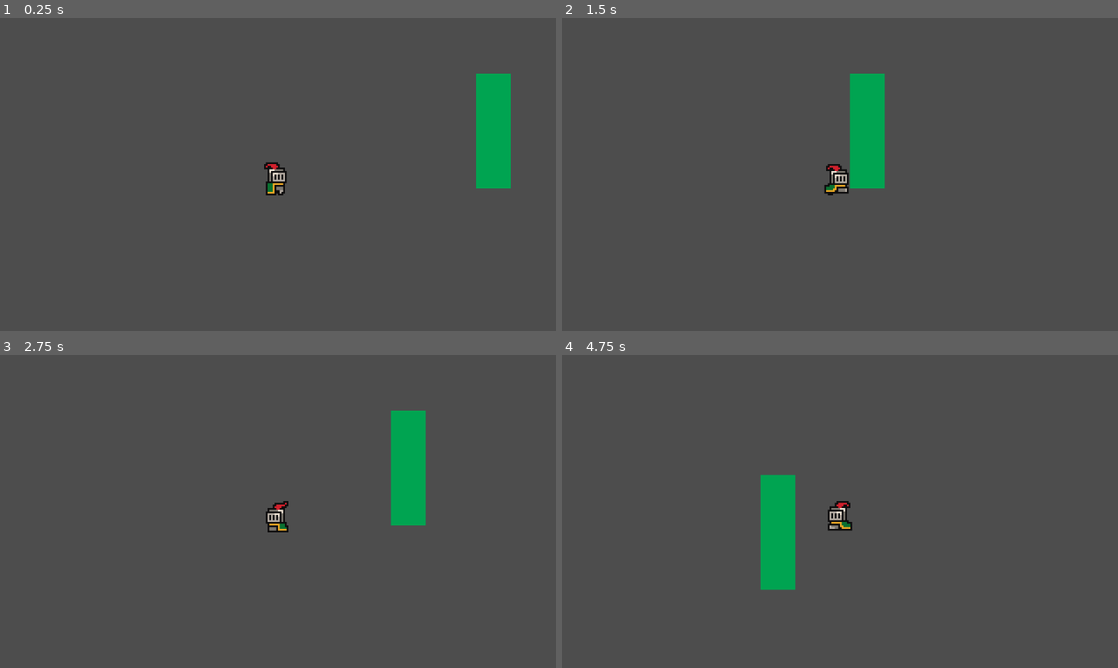
Above: before the commit, frames 1-4 (two rows, left to right).
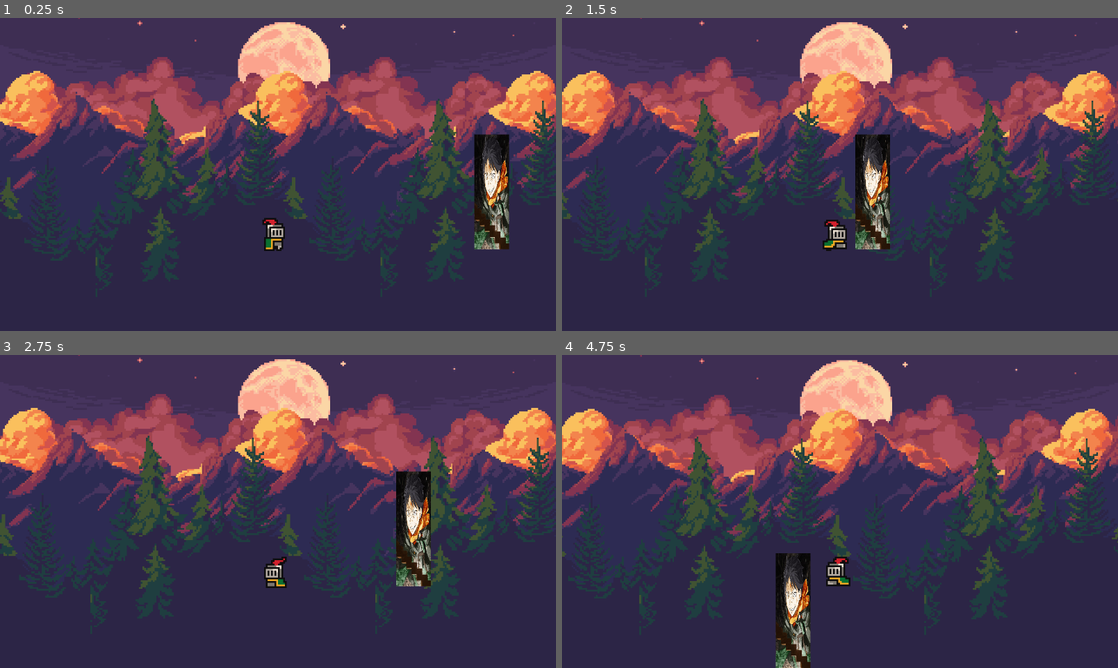
Above: after the commit, the same moments.

Repository: PauloSalvadori/GodotSeInfo
Game: Godot game, scene res://scenes/root.tscn
Same seed, same stepped clock (60 frames per second), same inputs: the game is played once before the commit and once after it. The project has no main scene, so this scene is started directly.
Inputs:
- Up to frame 1 (0.25 s): no input
- Up to frame 2 (1.5 s): hold Z (run) 0.53-1.28 s; hold Right (right) from 0.53 s (still down); tap X (jump) at 0.77 s; tap Z (run) at 1.35 s
- Up to frame 3 (2.75 s): tap X (jump) at 1.52 s; release Right (right) at 2.03 s; hold Left (left) from 2.03 s (still down); hold Z (run) from 2.03 s (still down)
- Up to frame 4 (4.75 s): release Left (left) at 2.78 s; release Z (run) at 2.78 s; hold Right (right) 2.78-4.28 s; tap Z (run) at 2.85, 4.35 s; tap X (jump) at 3.02, 3.77, 4.52 s; hold Z (run) 3.53-4.28 s; hold Left (left) from 4.28 s (still down)

The runs differ from the first frame. In frame 1, 99% of the frame differs, in the area x 0-100%, y 0-100%; in frame 2, 99%; in frame 3, 100%; in frame 4, 100%.

Commit message:
mudanças

Diff:
--- /dev/null
+++ b/Assets/brackeys_platformer_assets/MountainDuskGodot/MountainDuskGodot/auto_scroller.gdshader
@@ -0,0 +1,9 @@
+shader_type canvas_item;
+
+uniform vec2 direction = vec2(1.0, 0.0);
+uniform float speed_scale = 0.02;
+
+void fragment(){
+	vec2 move = direction * TIME * speed_scale;
+	COLOR = texture(TEXTURE, UV + move);
+}
--- /dev/null
+++ b/Assets/brackeys_platformer_assets/MountainDuskGodot/MountainDuskGodot/auto_scroller.tscn
@@ -0,0 +1,81 @@
+[gd_scene load_steps=14 format=3 uid="uid://c3idsj77kmk8h"]
+
+[ext_resource type="Texture2D" uid="uid://cidgla3oqkmoa" path="res://MountainsLayers/sky.png" id="1_m6rvc"]
+[ext_resource type="Shader" path="res://auto_scroller.gdshader" id="2_s8vwb"]
+[ext_resource type="Texture2D" uid="uid://bbw3l7ns3qacb" path="res://MountainsLayers/far-clouds.png" id="3_hfew3"]
+[ext_resource type="Texture2D" uid="uid://nei8g3fblyr7" path="res://MountainsLayers/near-clouds.png" id="4_w07ck"]
+[ext_resource type="Texture2D" uid="uid://bcnsdxg457gf4" path="res://MountainsLayers/far-mountains.png" id="5_f3q5h"]
+[ext_resource type="Texture2D" uid="uid://cub65x0y0ym76" path="res://MountainsLayers/mountains.png" id="6_leaik"]
+[ext_resource type="Texture2D" uid="uid://dxjs1s2ge2yl0" path="res://MountainsLayers/trees.png" id="7_f76io"]
+[ext_resource type="AudioStream" uid="uid://lfkxxo68r08r" path="res://Music/summer nights.ogg" id="8_oxnix"]
+
+[sub_resource type="ShaderMaterial" id="ShaderMaterial_jv7m2"]
+shader = ExtResource("2_s8vwb")
+shader_parameter/direction = Vector2(1, 0)
+shader_parameter/speed_scale = 0.02
+
+[sub_resource type="ShaderMaterial" id="ShaderMaterial_qattk"]
+shader = ExtResource("2_s8vwb")
+shader_parameter/direction = Vector2(3, 0)
+shader_parameter/speed_scale = 0.02
+
+[sub_resource type="ShaderMaterial" id="ShaderMaterial_maog4"]
+shader = ExtResource("2_s8vwb")
+shader_parameter/direction = Vector2(6, 0)
+shader_parameter/speed_scale = 0.02
+
+[sub_resource type="ShaderMaterial" id="ShaderMaterial_cpwus"]
+shader = ExtResource("2_s8vwb")
+shader_parameter/direction = Vector2(6, 0)
+shader_parameter/speed_scale = 0.02
+
+[sub_resource type="ShaderMaterial" id="ShaderMaterial_vc8l8"]
+shader = ExtResource("2_s8vwb")
+shader_parameter/direction = Vector2(10, 0)
+shader_parameter/speed_scale = 0.02
+
+[node name="AutoScroller" type="Node2D"]
+
+[node name="BackFixedTuxture" type="TextureRect" parent="."]
+offset_right = 40.0
+offset_bottom = 40.0
+texture = ExtResource("1_m6rvc")
+
+[node name="TextureRectFarClouds" type="TextureRect" parent="."]
+material = SubResource("ShaderMaterial_jv7m2")
+offset_right = 320.0
+offset_bottom = 240.0
+texture = ExtResource("3_hfew3")
+stretch_mode = 1
+
+[node name="TextureRectNearClouds" type="TextureRect" parent="."]
+material = SubResource("ShaderMaterial_qattk")
+offset_right = 320.0
+offset_bottom = 240.0
+texture = ExtResource("4_w07ck")
+stretch_mode = 1
+
+[node name="TextureRectFarMountains" type="TextureRect" parent="."]
+material = SubResource("ShaderMaterial_maog4")
+offset_right = 320.0
+offset_bottom = 240.0
+texture = ExtResource("5_f3q5h")
+stretch_mode = 1
+
+[node name="TextureRectMountains" type="TextureRect" parent="."]
+material = SubResource("ShaderMaterial_cpwus")
+offset_right = 40.0
+offset_bottom = 40.0
+texture = ExtResource("6_leaik")
+stretch_mode = 1
+
+[node name="TextureRectTrees" type="TextureRect" parent="."]
+material = SubResource("ShaderMaterial_vc8l8")
+offset_right = 320.0
+offset_bottom = 240.0
+texture = ExtResource("7_f76io")
+stretch_mode = 1
+
+[node name="AudioStreamPlayer" type="AudioStreamPlayer" parent="."]
+stream = ExtResource("8_oxnix")
+autoplay = true
--- /dev/null
+++ b/Assets/brackeys_platformer_assets/MountainDuskGodot/MountainDuskGodot/icon.svg
@@ -0,0 +1 @@
+<svg height="128" width="128" xmlns="http://www.w3.org/2000/svg"><rect x="2" y="2" width="124" height="124" rx="14" fill="#363d52" stroke="#212532" stroke-width="4"/><g transform="scale(.101) translate(122 122)"><g fill="#fff"><path d="M105 673v33q407 354 814 0v-33z"/><path fill="#478cbf" d="m105 673 152 14q12 1 15 14l4 67 132 10 8-61q2-11 15-15h162q13 4 15 15l8 61 132-10 4-67q3-13 15-14l152-14V427q30-39 56-81-35-59-83-108-43 20-82 47-40-37-88-64 7-51 8-102-59-28-123-42-26 43-46 89-49-7-98 0-20-46-46-89-64 14-123 42 1 51 8 102-48 27-88 64-39-27-82-47-48 49-83 108 26 42 56 81zm0 33v39c0 276 813 276 813 0v-39l-134 12-5 69q-2 10-14 13l-162 11q-12 0-16-11l-10-65H447l-10 65q-4 11-16 11l-162-11q-12-3-14-13l-5-69z"/><path d="M483 600c3 34 55 34 58 0v-86c-3-34-55-34-58 0z"/><circle cx="725" cy="526" r="90"/><circle cx="299" cy="526" r="90"/></g><g fill="#414042"><circle cx="307" cy="532" r="60"/><circle cx="717" cy="532" r="60"/></g></g></svg>
--- /dev/null
+++ b/Assets/brackeys_platformer_assets/MountainDuskGodot/MountainDuskGodot/project.godot
@@ -0,0 +1,27 @@
+; Engine configuration file.
+; It's best edited using the editor UI and not directly,
+; since the parameters that go here are not all obvious.
+;
+; Format:
+;   [section] ; section goes between []
+;   param=value ; assign values to parameters
+
+config_version=5
+
+[application]
+
+config/name="Mountain Dusk Godot"
+config/features=PackedStringArray("4.1", "Forward Plus")
+config/icon="res://icon.svg"
+
+[display]
+
+window/size/viewport_width=320
+window/size/viewport_height=240
+window/size/window_width_override=2560
+window/size/window_height_override=1920
+window/stretch/mode="canvas_items"
+
+[rendering]
+
+textures/canvas_textures/default_texture_filter=0
--- /dev/null
+++ b/Assets/brackeys_platformer_assets/MountainDuskGodot/auto_scroller.gdshader
@@ -0,0 +1,9 @@
+shader_type canvas_item;
+
+uniform vec2 direction = vec2(1.0, 0.0);
+uniform float speed_scale = 0.02;
+
+void fragment(){
+	vec2 move = direction * TIME * speed_scale;
+	COLOR = texture(TEXTURE, UV + move);
+}
--- /dev/null
+++ b/Assets/brackeys_platformer_assets/MountainDuskGodot/auto_scroller.tscn
@@ -0,0 +1,81 @@
+[gd_scene load_steps=14 format=3 uid="uid://c3idsj77kmk8h"]
+
+[ext_resource type="Texture2D" uid="uid://cidgla3oqkmoa" path="res://MountainsLayers/sky.png" id="1_m6rvc"]
+[ext_resource type="Shader" path="res://auto_scroller.gdshader" id="2_s8vwb"]
+[ext_resource type="Texture2D" uid="uid://bbw3l7ns3qacb" path="res://MountainsLayers/far-clouds.png" id="3_hfew3"]
+[ext_resource type="Texture2D" uid="uid://nei8g3fblyr7" path="res://MountainsLayers/near-clouds.png" id="4_w07ck"]
+[ext_resource type="Texture2D" uid="uid://bcnsdxg457gf4" path="res://MountainsLayers/far-mountains.png" id="5_f3q5h"]
+[ext_resource type="Texture2D" uid="uid://cub65x0y0ym76" path="res://MountainsLayers/mountains.png" id="6_leaik"]
+[ext_resource type="Texture2D" uid="uid://dxjs1s2ge2yl0" path="res://MountainsLayers/trees.png" id="7_f76io"]
+[ext_resource type="AudioStream" uid="uid://lfkxxo68r08r" path="res://Music/summer nights.ogg" id="8_oxnix"]
+
+[sub_resource type="ShaderMaterial" id="ShaderMaterial_jv7m2"]
+shader = ExtResource("2_s8vwb")
+shader_parameter/direction = Vector2(1, 0)
+shader_parameter/speed_scale = 0.02
+
+[sub_resource type="ShaderMaterial" id="ShaderMaterial_qattk"]
+shader = ExtResource("2_s8vwb")
+shader_parameter/direction = Vector2(3, 0)
+shader_parameter/speed_scale = 0.02
+
+[sub_resource type="ShaderMaterial" id="ShaderMaterial_maog4"]
+shader = ExtResource("2_s8vwb")
+shader_parameter/direction = Vector2(6, 0)
+shader_parameter/speed_scale = 0.02
+
+[sub_resource type="ShaderMaterial" id="ShaderMaterial_cpwus"]
+shader = ExtResource("2_s8vwb")
+shader_parameter/direction = Vector2(6, 0)
+shader_parameter/speed_scale = 0.02
+
+[sub_resource type="ShaderMaterial" id="ShaderMaterial_vc8l8"]
+shader = ExtResource("2_s8vwb")
+shader_parameter/direction = Vector2(10, 0)
+shader_parameter/speed_scale = 0.02
+
+[node name="AutoScroller" type="Node2D"]
+
+[node name="BackFixedTuxture" type="TextureRect" parent="."]
+offset_right = 40.0
+offset_bottom = 40.0
+texture = ExtResource("1_m6rvc")
+
+[node name="TextureRectFarClouds" type="TextureRect" parent="."]
+material = SubResource("ShaderMaterial_jv7m2")
+offset_right = 320.0
+offset_bottom = 240.0
+texture = ExtResource("3_hfew3")
+stretch_mode = 1
+
+[node name="TextureRectNearClouds" type="TextureRect" parent="."]
+material = SubResource("ShaderMaterial_qattk")
+offset_right = 320.0
+offset_bottom = 240.0
+texture = ExtResource("4_w07ck")
+stretch_mode = 1
+
+[node name="TextureRectFarMountains" type="TextureRect" parent="."]
+material = SubResource("ShaderMaterial_maog4")
+offset_right = 320.0
+offset_bottom = 240.0
+texture = ExtResource("5_f3q5h")
+stretch_mode = 1
+
+[node name="TextureRectMountains" type="TextureRect" parent="."]
+material = SubResource("ShaderMaterial_cpwus")
+offset_right = 40.0
+offset_bottom = 40.0
+texture = ExtResource("6_leaik")
+stretch_mode = 1
+
+[node name="TextureRectTrees" type="TextureRect" parent="."]
+material = SubResource("ShaderMaterial_vc8l8")
+offset_right = 320.0
+offset_bottom = 240.0
+texture = ExtResource("7_f76io")
+stretch_mode = 1
+
+[node name="AudioStreamPlayer" type="AudioStreamPlayer" parent="."]
+stream = ExtResource("8_oxnix")
+autoplay = true
--- /dev/null
+++ b/Assets/brackeys_platformer_assets/MountainDuskGodot/icon.svg
@@ -0,0 +1 @@
+<svg height="128" width="128" xmlns="http://www.w3.org/2000/svg"><rect x="2" y="2" width="124" height="124" rx="14" fill="#363d52" stroke="#212532" stroke-width="4"/><g transform="scale(.101) translate(122 122)"><g fill="#fff"><path d="M105 673v33q407 354 814 0v-33z"/><path fill="#478cbf" d="m105 673 152 14q12 1 15 14l4 67 132 10 8-61q2-11 15-15h162q13 4 15 15l8 61 132-10 4-67q3-13 15-14l152-14V427q30-39 56-81-35-59-83-108-43 20-82 47-40-37-88-64 7-51 8-102-59-28-123-42-26 43-46 89-49-7-98 0-20-46-46-89-64 14-123 42 1 51 8 102-48 27-88 64-39-27-82-47-48 49-83 108 26 42 56 81zm0 33v39c0 276 813 276 813 0v-39l-134 12-5 69q-2 10-14 13l-162 11q-12 0-16-11l-10-65H447l-10 65q-4 11-16 11l-162-11q-12-3-14-13l-5-69z"/><path d="M483 600c3 34 55 34 58 0v-86c-3-34-55-34-58 0z"/><circle cx="725" cy="526" r="90"/><circle cx="299" cy="526" r="90"/></g><g fill="#414042"><circle cx="307" cy="532" r="60"/><circle cx="717" cy="532" r="60"/></g></g></svg>
--- /dev/null
+++ b/Assets/brackeys_platformer_assets/MountainDuskGodot/project.godot
@@ -0,0 +1,27 @@
+; Engine configuration file.
+; It's best edited using the editor UI and not directly,
+; since the parameters that go here are not all obvious.
+;
+; Format:
+;   [section] ; section goes between []
+;   param=value ; assign values to parameters
+
+config_version=5
+
+[application]
+
+config/name="Mountain Dusk Godot"
+config/features=PackedStringArray("4.1", "Forward Plus")
+config/icon="res://icon.svg"
+
+[display]
+
+window/size/viewport_width=320
+window/size/viewport_height=240
+window/size/window_width_override=2560
+window/size/window_height_override=1920
+window/stretch/mode="canvas_items"
+
+[rendering]
+
+textures/canvas_textures/default_texture_filter=0
--- a/scenes/ladder.tscn
+++ b/scenes/ladder.tscn
@@ -1,11 +1,12 @@
 [gd_scene format=3 uid="uid://20e8yxg6l00t"]
 
 [ext_resource type="Script" uid="uid://blea71b45ebht" path="res://scrips/ClimbableComponent.gd" id="1_xxwne"]
+[ext_resource type="Texture2D" uid="uid://bcgmludxqb7qj" path="res://Assets/cs70go7td1tf1.jpeg" id="2_xb1tl"]
 
 [sub_resource type="RectangleShape2D" id="RectangleShape2D_wej0m"]
 size = Vector2(20, 66)
 
-[sub_resource type="QuadMesh" id="QuadMesh_wej0m"]
+[sub_resource type="QuadMesh" id="QuadMesh_jh1ax"]
 
 [node name="Ladder" type="Node2D" unique_id=1081310481]
 
@@ -18,7 +19,8 @@
 shape = SubResource("RectangleShape2D_wej0m")
 
 [node name="MeshInstance2D" type="MeshInstance2D" parent="ClimbableComponent" unique_id=775408441]
-modulate = Color(4.5724214e-06, 0.64158744, 0.3165069, 1)
 position = Vector2(0, 22.999996)
+rotation = 3.1415927
 scale = Vector2(20, 65.99999)
-mesh = SubResource("QuadMesh_wej0m")
+mesh = SubResource("QuadMesh_jh1ax")
+texture = ExtResource("2_xb1tl")
--- a/scenes/player.tscn
+++ b/scenes/player.tscn
@@ -16,14 +16,6 @@
 [sub_resource type="RectangleShape2D" id="RectangleShape2D_wej0m"]
 size = Vector2(13, 19)
 
-[sub_resource type="AtlasTexture" id="AtlasTexture_u2ulf"]
-atlas = ExtResource("12_jej6c")
-region = Rect2(0, 160, 32, 32)
-
-[sub_resource type="AtlasTexture" id="AtlasTexture_6e8lb"]
-atlas = ExtResource("12_jej6c")
-region = Rect2(32, 160, 32, 32)
-
 [sub_resource type="AtlasTexture" id="AtlasTexture_2gdjj"]
 atlas = ExtResource("12_jej6c")
 region = Rect2(64, 160, 32, 32)
@@ -199,12 +191,6 @@
 [sub_resource type="SpriteFrames" id="SpriteFrames_wej0m"]
 animations = [{
 "frames": [{
-"duration": 1.0,
-"texture": SubResource("AtlasTexture_u2ulf")
-}, {
-"duration": 1.0,
-"texture": SubResource("AtlasTexture_6e8lb")
-}, {
 "duration": 1.0,
 "texture": SubResource("AtlasTexture_2gdjj")
 }, {
@@ -225,7 +211,7 @@
 }],
 "loop": 1,
 "name": &"dash",
-"speed": 20.0
+"speed": 15.0
 }, {
 "frames": [{
 "duration": 1.0,
@@ -383,6 +369,7 @@
 body = NodePath("..")
 model = NodePath("../MeshInstance2D")
 speed = 100.0
+gravity_multiplier = 2.5
 jump_force = 500.0
 dash_force = 600.0
 metadata/_custom_type_script = "uid://42ga3xgk5o46"
@@ -426,11 +413,10 @@
 sprite_frames = SubResource("SpriteFrames_wej0m")
 animation = &"dash"
 autoplay = "idle"
-frame = 5
-frame_progress = 0.95100415
+frame_progress = 0.70886457
 
 [node name="cameraAnchor" type="Node2D" parent="." unique_id=1661040216]
 position = Vector2(-160, -89)
 
 [node name="Camera2D" type="Camera2D" parent="cameraAnchor" unique_id=843311089]
-position = Vector2(161, 89)
+position = Vector2(162, 57)
--- a/scenes/root.tscn
+++ b/scenes/root.tscn
@@ -2,21 +2,77 @@
 
 [ext_resource type="PackedScene" uid="uid://c6ngy80i60155" path="res://scenes/player.tscn" id="1_j5px3"]
 [ext_resource type="PackedScene" uid="uid://20e8yxg6l00t" path="res://scenes/ladder.tscn" id="1_twpsu"]
+[ext_resource type="Texture2D" uid="uid://cidgla3oqkmoa" path="res://Assets/MountainsLayers/sky.png" id="3_lrqlo"]
+[ext_resource type="Texture2D" uid="uid://bbw3l7ns3qacb" path="res://Assets/MountainsLayers/far-clouds.png" id="4_sqa0i"]
+[ext_resource type="Texture2D" uid="uid://nei8g3fblyr7" path="res://Assets/MountainsLayers/near-clouds.png" id="5_jh1ax"]
+[ext_resource type="Texture2D" uid="uid://bcnsdxg457gf4" path="res://Assets/MountainsLayers/far-mountains.png" id="6_j287u"]
+[ext_resource type="Texture2D" uid="uid://dxjs1s2ge2yl0" path="res://Assets/MountainsLayers/trees.png" id="7_5sfjl"]
 
 [sub_resource type="WorldBoundaryShape2D" id="WorldBoundaryShape2D_wej0m"]
 
 [node name="root" type="Node2D" unique_id=2066271497]
 
 [node name="Ladder" parent="." unique_id=1081310481 instance=ExtResource("1_twpsu")]
-position = Vector2(211, 99.000015)
+position = Vector2(211, 122)
 
 [node name="player" parent="." unique_id=1701590063 instance=ExtResource("1_j5px3")]
 top_level = true
 position = Vector2(86, 117)
 
 [node name="StaticBody2D" type="StaticBody2D" parent="." unique_id=1525369148]
-position = Vector2(120, -45)
+position = Vector2(151, -25)
 
 [node name="CollisionShape2D" type="CollisionShape2D" parent="StaticBody2D" unique_id=156577616]
 position = Vector2(-10, 204)
 shape = SubResource("WorldBoundaryShape2D_wej0m")
+
+[node name="Background" type="Node2D" parent="." unique_id=2091682143]
+z_index = -1024
+
+[node name="Parallax2D" type="Parallax2D" parent="Background" unique_id=1172217331]
+scroll_scale = Vector2(0, 0.01)
+
+[node name="Sprite2D" type="Sprite2D" parent="Background/Parallax2D" unique_id=2011958411]
+texture_filter = 1
+position = Vector2(160, 106)
+texture = ExtResource("3_lrqlo")
+
+[node name="Parallax2D2" type="Parallax2D" parent="Background" unique_id=1896416833]
+scroll_scale = Vector2(0.02, 0.01)
+repeat_size = Vector2(128, 0)
+repeat_times = 3
+
+[node name="Sprite2D" type="Sprite2D" parent="Background/Parallax2D2" unique_id=1710825575]
+texture_filter = 1
+position = Vector2(164, 87)
+texture = ExtResource("4_sqa0i")
+
+[node name="Parallax2D3" type="Parallax2D" parent="Background" unique_id=1974415217]
+scroll_scale = Vector2(0.03, 0.01)
+repeat_size = Vector2(144, 0)
+repeat_times = 3
+
+[node name="Sprite2D" type="Sprite2D" parent="Background/Parallax2D3" unique_id=1504840338]
+texture_filter = 1
+position = Vector2(165, 83)
+texture = ExtResource("5_jh1ax")
+
+[node name="Parallax2D5" type="Parallax2D" parent="Background" unique_id=1118780990]
+scroll_scale = Vector2(0.05, 0.01)
+repeat_size = Vector2(144, 0)
+repeat_times = 3
+
+[node name="Sprite2D" type="Sprite2D" parent="Background/Parallax2D5" unique_id=672473309]
+texture_filter = 1
+position = Vector2(161, 75)
+texture = ExtResource("6_j287u")
+
+[node name="Parallax2D4" type="Parallax2D" parent="Background" unique_id=991193530]
+scroll_scale = Vector2(0.07, 0.01)
+repeat_size = Vector2(164, 0)
+repeat_times = 3
+
+[node name="Sprite2D" type="Sprite2D" parent="Background/Parallax2D4" unique_id=1615234871]
+texture_filter = 1
+position = Vector2(170, 65)
+texture = ExtResource("7_5sfjl")
--- a/scrips/StateMachine/States/dash_state.gd
+++ b/scrips/StateMachine/States/dash_state.gd
@@ -1,4 +1,6 @@
 class_name Dash extends State
+
+@onready var animation_player: AnimatedSprite2D = $AnimatedSprite2D
 
 func enter() -> void:
 	var movement := player.movement_component
Binary file added: Assets/MountainsLayers/far-clouds.png
Not shown, added: Assets/MountainsLayers/far-clouds.png.import
Binary file added: Assets/MountainsLayers/far-mountains.png
Not shown, added: Assets/MountainsLayers/far-mountains.png.import
Binary file added: Assets/MountainsLayers/mountains.png
Not shown, added: Assets/MountainsLayers/mountains.png.import
Binary file added: Assets/MountainsLayers/near-clouds.png
Not shown, added: Assets/MountainsLayers/near-clouds.png.import
Binary file added: Assets/MountainsLayers/sky.png
Not shown, added: Assets/MountainsLayers/sky.png.import
Binary file added: Assets/MountainsLayers/trees.png
Not shown, added: Assets/MountainsLayers/trees.png.import
(and 38 more such lines)
